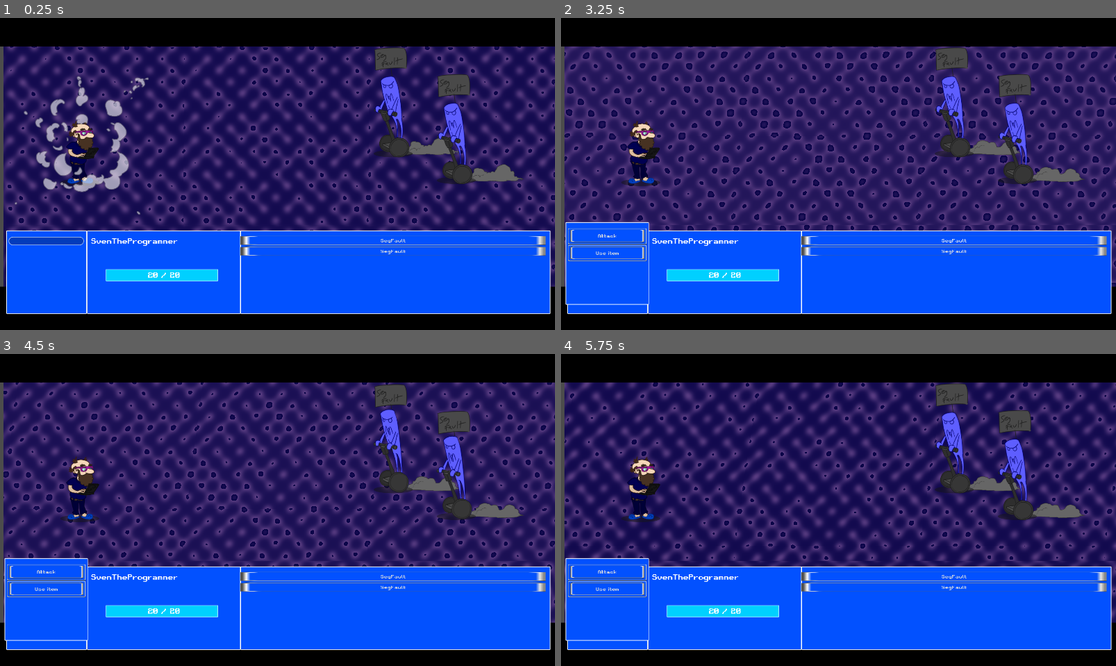
Above: before the commit, frames 1-4 (two rows, left to right).
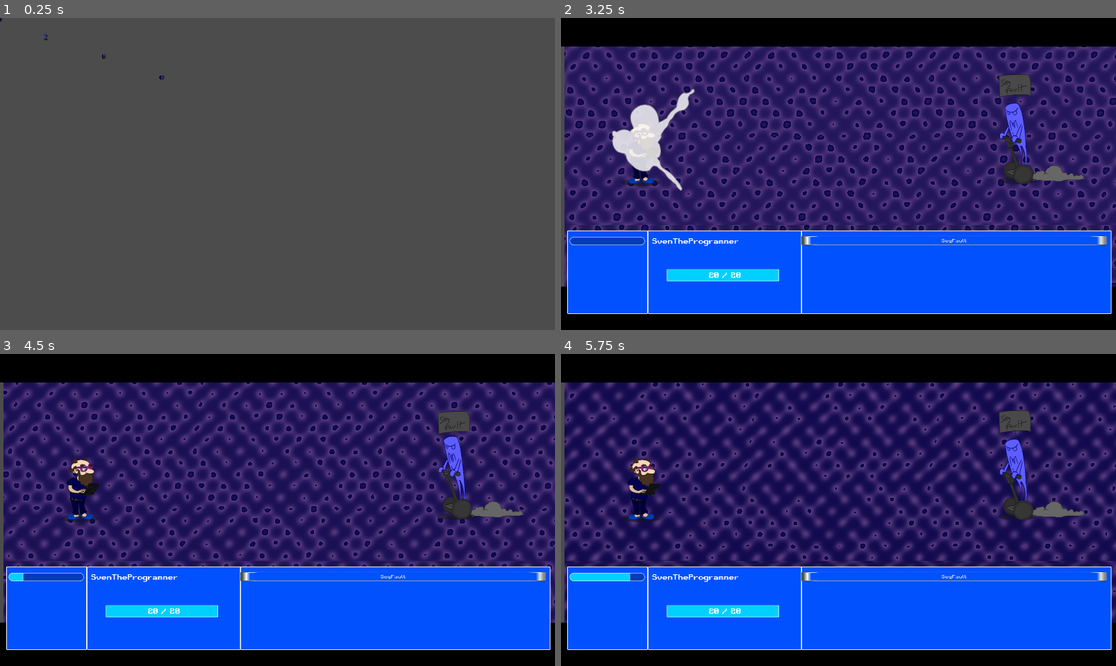
Above: after the commit, the same moments.

Repository: Alexander-Hjelm/bearded-programmer-sven
Game: Godot game, scene res://MainScene.tscn
Two runs of this game, one before a commit and one after it. Both use one fixed random seed, a clock stepped at 60 frames per second and the inputs below.
Inputs (mouse positions are in pixels of both pictures, inside the frame that each line leads up to):
- Up to frame 1 (0.25 s): no input
- Up to frame 2 (3.25 s): move the mouse to (960, 158) at 0.52 s; hold Right (ui_right) 0.53-1.28 s; move the mouse to (727, 189) at 1.27 s; hold Down (ui_down) 1.28-2.03 s; move the mouse to (894, 105) at 2.02 s; hold Right (ui_right) 2.03-2.78 s; move the mouse to (810, 236) at 2.77 s; hold Up (ui_up) from 2.78 s (still down)
- Up to frame 3 (4.5 s): move the mouse to (444, 556) at 3.52 s; release Up (ui_up) at 3.53 s; hold Left (ui_left) from 3.53 s (still down); move the mouse to (111, 463) at 4.27 s
- Up to frame 4 (5.75 s): move the mouse to (866, 510) at 5.02 s; release Left (ui_left) at 5.03 s; hold Down (ui_down) from 5.03 s (still down)

The runs differ from the first frame. In frame 1, 98% of the frame differs, in the area x 0-100%, y 0-100%; in frame 2, 5.0%; in frame 3, 3.4%; in frame 4, 3.4%.

Commit message:
Transition to/from combat/overworld

Diff:
--- /dev/null
+++ b/CombatScene.tscn
@@ -0,0 +1,96 @@
+[gd_scene load_steps=6 format=2]
+
+[ext_resource path="res://GFX/BG/bg.shader" type="Shader" id=1]
+[ext_resource path="res://GFX/BG/bg_1.png" type="Texture" id=2]
+[ext_resource path="res://GFX/BG/bg_2.png" type="Texture" id=3]
+[ext_resource path="res://GFX/BG/black16.png" type="Texture" id=4]
+
+[sub_resource type="ShaderMaterial" id=1]
+shader = ExtResource( 1 )
+shader_param/colorTint1 = Color( 0.0156863, 0, 0.266667, 1 )
+shader_param/colorTint2 = Color( 0.501961, 0.345098, 0.619608, 1 )
+shader_param/uvScrollSpeedY = 0.16
+shader_param/uvSwaySpeed = 0.96
+shader_param/uvSwayAmp = 0.09
+shader_param/uvWaveSpeed = 0.176
+shader_param/uvWaveAmp = 0.172
+shader_param/albedoBaseChannel = ExtResource( 2 )
+
+[node name="CombatScene" type="Node2D"]
+
+[node name="BGSprite" type="Sprite" parent="."]
+editor/display_folded = true
+material = SubResource( 1 )
+position = Vector2( 252.695, 215.02 )
+z_index = -20
+texture = ExtResource( 3 )
+offset = Vector2( 79.5562, 181.063 )
+
+[node name="BGSprite2" type="Sprite" parent="BGSprite"]
+material = SubResource( 1 )
+position = Vector2( 639.965, 0 )
+texture = ExtResource( 3 )
+offset = Vector2( 79.5562, 181.063 )
+
+[node name="BGSprite3" type="Sprite" parent="BGSprite"]
+material = SubResource( 1 )
+position = Vector2( -0.0535278, 640.009 )
+texture = ExtResource( 3 )
+offset = Vector2( 79.5562, 181.063 )
+
+[node name="BGSprite4" type="Sprite" parent="BGSprite"]
+material = SubResource( 1 )
+position = Vector2( 639.911, 640.009 )
+texture = ExtResource( 3 )
+offset = Vector2( 79.5562, 181.063 )
+
+[node name="BGSprite5" type="Sprite" parent="BGSprite"]
+material = SubResource( 1 )
+position = Vector2( 1279.96, 640.009 )
+texture = ExtResource( 3 )
+offset = Vector2( 79.5562, 181.063 )
+
+[node name="BGSprite6" type="Sprite" parent="BGSprite"]
+material = SubResource( 1 )
+position = Vector2( 1280.02, 0 )
+texture = ExtResource( 3 )
+offset = Vector2( 79.5562, 181.063 )
+
+[node name="BlackBroderTop" type="Sprite" parent="."]
+position = Vector2( 581.135, 19.0207 )
+scale = Vector2( 200, 10 )
+z_index = -10
+texture = ExtResource( 4 )
+
+[node name="BlackBroderBottom" type="Sprite" parent="."]
+position = Vector2( 570, 1010 )
+scale = Vector2( 200, 10 )
+z_index = -10
+texture = ExtResource( 4 )
+
+[node name="Team0StartPos" type="Node2D" parent="."]
+editor/display_folded = true
+position = Vector2( 276.999, 453.616 )
+
+[node name="Pos1" type="Position2D" parent="Team0StartPos"]
+
+[node name="Team1StartPos" type="Node2D" parent="."]
+editor/display_folded = true
+position = Vector2( 1579.93, 446.242 )
+
+[node name="Pos2" type="Position2D" parent="Team1StartPos"]
+position = Vector2( -218.373, -92.5309 )
+
+[node name="Pos1" type="Position2D" parent="Team1StartPos"]
+
+[node name="Pos3" type="Position2D" parent="Team1StartPos"]
+position = Vector2( -275.742, 49.9666 )
+
+[node name="Pos4" type="Position2D" parent="Team1StartPos"]
+position = Vector2( -42.5643, 114.738 )
+
+[node name="Pos5" type="Position2D" parent="Team1StartPos"]
+position = Vector2( -442.298, -57.3693 )
+
+[node name="Pos6" type="Position2D" parent="Team1StartPos"]
+position = Vector2( -510.771, 81.427 )
--- a/MainScene.tscn
+++ b/MainScene.tscn
@@ -1,100 +1,3 @@
-[gd_scene load_steps=7 format=2]
-
-[ext_resource path="res://GFX/BG/bg.shader" type="Shader" id=1]
-[ext_resource path="res://GFX/BG/bg_1.png" type="Texture" id=2]
-[ext_resource path="res://GFX/BG/bg_2.png" type="Texture" id=3]
-[ext_resource path="res://GFX/BG/black16.png" type="Texture" id=4]
-[ext_resource path="res://Script/game_manager.gd" type="Script" id=5]
-
-[sub_resource type="ShaderMaterial" id=1]
-shader = ExtResource( 1 )
-shader_param/colorTint1 = Color( 0.0156863, 0, 0.266667, 1 )
-shader_param/colorTint2 = Color( 0.501961, 0.345098, 0.619608, 1 )
-shader_param/uvScrollSpeedY = 0.16
-shader_param/uvSwaySpeed = 0.96
-shader_param/uvSwayAmp = 0.09
-shader_param/uvWaveSpeed = 0.176
-shader_param/uvWaveAmp = 0.172
-shader_param/albedoBaseChannel = ExtResource( 2 )
+[gd_scene format=2]
 
 [node name="MainScene" type="Node2D"]
-
-[node name="BGSprite" type="Sprite" parent="."]
-editor/display_folded = true
-material = SubResource( 1 )
-position = Vector2( 252.695, 215.02 )
-z_index = -20
-texture = ExtResource( 3 )
-offset = Vector2( 79.5562, 181.063 )
-
-[node name="BGSprite2" type="Sprite" parent="BGSprite"]
-material = SubResource( 1 )
-position = Vector2( 639.965, 0 )
-texture = ExtResource( 3 )
-offset = Vector2( 79.5562, 181.063 )
-
-[node name="BGSprite3" type="Sprite" parent="BGSprite"]
-material = SubResource( 1 )
-position = Vector2( -0.0535278, 640.009 )
-texture = ExtResource( 3 )
-offset = Vector2( 79.5562, 181.063 )
-
-[node name="BGSprite4" type="Sprite" parent="BGSprite"]
-material = SubResource( 1 )
-position = Vector2( 639.911, 640.009 )
-texture = ExtResource( 3 )
-offset = Vector2( 79.5562, 181.063 )
-
-[node name="BGSprite5" type="Sprite" parent="BGSprite"]
-material = SubResource( 1 )
-position = Vector2( 1279.96, 640.009 )
-texture = ExtResource( 3 )
-offset = Vector2( 79.5562, 181.063 )
-
-[node name="BGSprite6" type="Sprite" parent="BGSprite"]
-material = SubResource( 1 )
-position = Vector2( 1280.02, 0 )
-texture = ExtResource( 3 )
-offset = Vector2( 79.5562, 181.063 )
-
-[node name="BlackBroderTop" type="Sprite" parent="."]
-position = Vector2( 581.135, 19.0207 )
-scale = Vector2( 200, 10 )
-z_index = -10
-texture = ExtResource( 4 )
-
-[node name="BlackBroderBottom" type="Sprite" parent="."]
-position = Vector2( 570, 1010 )
-scale = Vector2( 200, 10 )
-z_index = -10
-texture = ExtResource( 4 )
-
-[node name="GameManager" type="Node2D" parent="."]
-script = ExtResource( 5 )
-
-[node name="Team0StartPos" type="Node2D" parent="."]
-editor/display_folded = true
-position = Vector2( 276.999, 453.616 )
-
-[node name="Pos1" type="Position2D" parent="Team0StartPos"]
-
-[node name="Team1StartPos" type="Node2D" parent="."]
-editor/display_folded = true
-position = Vector2( 1579.93, 446.242 )
-
-[node name="Pos2" type="Position2D" parent="Team1StartPos"]
-position = Vector2( -218.373, -92.5309 )
-
-[node name="Pos1" type="Position2D" parent="Team1StartPos"]
-
-[node name="Pos3" type="Position2D" parent="Team1StartPos"]
-position = Vector2( -275.742, 49.9666 )
-
-[node name="Pos4" type="Position2D" parent="Team1StartPos"]
-position = Vector2( -42.5643, 114.738 )
-
-[node name="Pos5" type="Position2D" parent="Team1StartPos"]
-position = Vector2( -442.298, -57.3693 )
-
-[node name="Pos6" type="Position2D" parent="Team1StartPos"]
-position = Vector2( -510.771, 81.427 )
--- a/Overworld.tscn
+++ b/Overworld.tscn
@@ -1,7 +1,19 @@
-[gd_scene load_steps=2 format=2]
+[gd_scene load_steps=5 format=2]
 
 [ext_resource path="res://Scenes/Overworld/OverworldPlayer.tscn" type="PackedScene" id=1]
+[ext_resource path="res://Scenes/Overworld/OverworldMonsterSegfault.tscn" type="PackedScene" id=2]
+[ext_resource path="res://Scenes/Overworld/OverworldMonsterBlueScreen.tscn" type="PackedScene" id=3]
+[ext_resource path="res://Scenes/Overworld/OverworldMonsterStackOverflow.tscn" type="PackedScene" id=4]
 
 [node name="Overworld" type="Node2D"]
 
 [node name="OverworldPlayer" parent="." instance=ExtResource( 1 )]
+
+[node name="OverworldMonsterSegfault" parent="." instance=ExtResource( 2 )]
+position = Vector2( 157.888, 64.6796 )
+
+[node name="OverworldMonsterSegfault" parent="OverworldMonsterSegfault" instance=ExtResource( 3 )]
+position = Vector2( 402.477, 136.633 )
+
+[node name="OverworldMonsterSegfault2" parent="OverworldMonsterSegfault" instance=ExtResource( 4 )]
+position = Vector2( 201.46, 64.9829 )
--- a/Scenes/Actor/Antagonists/Monsters/BlueScreen/BlueScreen.tscn
+++ b/Scenes/Actor/Antagonists/Monsters/BlueScreen/BlueScreen.tscn
@@ -14,7 +14,7 @@
 [node name="AnimatedSprite" parent="." index="0"]
 frames = ExtResource( 4 )
 animation = "idle"
-frame = 3
+frame = 5
 playing = true
 
 [node name="SpriteAnim" parent="." index="1"]
--- a/Scenes/Overworld/OverworldMonsterBlueScreen.tscn
+++ b/Scenes/Overworld/OverworldMonsterBlueScreen.tscn
@@ -22,9 +22,10 @@
 radius = 83.4831
 
 [sub_resource type="CircleShape2D" id=4]
-radius = 83.4831
+radius = 14.0582
 
 [node name="OverworldMonsterSegfault" type="RigidBody2D"]
+mode = 2
 gravity_scale = 0.0
 script = ExtResource( 1 )
 speed = 150.0
--- a/Scenes/Overworld/OverworldMonsterSegfault.tscn
+++ b/Scenes/Overworld/OverworldMonsterSegfault.tscn
@@ -22,9 +22,10 @@
 radius = 83.4831
 
 [sub_resource type="CircleShape2D" id=4]
-radius = 83.4831
+radius = 14.0582
 
 [node name="OverworldMonsterSegfault" type="RigidBody2D"]
+mode = 2
 gravity_scale = 0.0
 script = ExtResource( 1 )
 speed = 150.0
--- a/Scenes/Overworld/OverworldMonsterStackOverflow.tscn
+++ b/Scenes/Overworld/OverworldMonsterStackOverflow.tscn
@@ -22,9 +22,10 @@
 radius = 83.4831
 
 [sub_resource type="CircleShape2D" id=4]
-radius = 83.4831
+radius = 14.0582
 
 [node name="OverworldMonsterSegfault" type="RigidBody2D"]
+mode = 2
 gravity_scale = 0.0
 script = ExtResource( 1 )
 speed = 150.0
--- a/Scenes/Overworld/OverworldPlayer.tscn
+++ b/Scenes/Overworld/OverworldPlayer.tscn
@@ -19,6 +19,7 @@
 } ]
 
 [node name="OverworldPlayer" type="RigidBody2D"]
+mode = 2
 gravity_scale = 0.0
 script = ExtResource( 1 )
 speed = 50.0
--- a/Scenes/UI/HUD.gd
+++ b/Scenes/UI/HUD.gd
@@ -39,6 +39,20 @@
 	$BadGuyPanel/EnemyTeamLabel6.connect("pressed", self, "on_monster_label_clicked", [5])
 
 	inactivate_player_input()
+
+
+func show_combat_hud():
+	$PlayerPanel.visible = true
+	$TimerPanel.visible = true
+	$BadGuyPanel.visible = true
+
+
+func hide_combat_hud():
+	$PlayerPanel.visible = false
+	$TimerPanel.visible = false
+	$BadGuyPanel.visible = false
+	$InventoryPanel.visible = false
+	$DescriptionPanel.visible = false
 
 
 func activate_player_input(): #Activate Player Input
--- a/Scenes/UI/HUD.tscn
+++ b/Scenes/UI/HUD.tscn
@@ -120,6 +120,7 @@
 script = ExtResource( 1 )
 
 [node name="PlayerPanel" type="Panel" parent="."]
+editor/display_folded = true
 margin_left = 301.0
 margin_top = 736.0
 margin_right = 832.0
--- a/Script/combat_manager.gd
+++ b/Script/combat_manager.gd
@@ -74,10 +74,10 @@
 
 	# Set root position of the character node
 	if team == 0:
-		get_node("/root/MainScene/Team0StartPos/Pos1").add_child(character_node)
+		CombatScene.get_node("Team0StartPos/Pos1").add_child(character_node)
 		HUD.set_player_names(character_node.get_name())
 	elif team == 1:
-		get_node("/root/MainScene/Team1StartPos/Pos" + str(len(_characters_by_team[1]))).add_child(character_node)
+		CombatScene.get_node("Team1StartPos/Pos" + str(len(_characters_by_team[1]))).add_child(character_node)
 		HUD.set_enemy_name(len(_characters_by_team[1])-1, character_node.get_name())
 		current_monster_name = character_node.get_name()
 
--- a/Script/game_manager.gd
+++ b/Script/game_manager.gd
@@ -9,27 +9,31 @@
 var _battle_over_timer: Timer
 
 # All possible combat encounters that will play out, in order
-var _combat_encounters: Array = [
-	[character_database.get_character("Segfault"),
-		character_database.get_character("Segfault")],
-	[character_database.get_character("Stack Overflow")],
-	[character_database.get_character("Blue Screen of Death")],
-	[character_database.get_character("Godot Boss")]
-]
+#var _combat_encounters: Array = [
+#	[character_database.get_character("Segfault"),
+#		character_database.get_character("Segfault")],
+#	[character_database.get_character("Stack Overflow")],
+#	[character_database.get_character("Blue Screen of Death")],
+#	[character_database.get_character("Godot Boss")]
+#]
 
 enum _sven_morph_states {HUMAN,SEG, SEGTV, SEGSTACK, STACK, STACKTV, TV, FULLMORPH}
 
 # Which combat encounter are we currently on?
-var _active_combat_encounter: int = 0
+#var _active_combat_encounter: int = 0
 
 var _player_character: Character
 
+var _overworld_running: bool = false
+
 # Called when the node enters the scene tree for the first time.
 func _ready():
+	CombatScene.visible = false
+
 	# Spawn up the first combat encounter
 	_player_character = character_database.get_character("Bearded Programmer Sven")
-	combat_manager.create_combat_encounter([_player_character], _combat_encounters[_active_combat_encounter])
-	_active_combat_encounter = _active_combat_encounter + 1
+	#combat_manager.create_combat_encounter([_player_character], _combat_encounters[_active_combat_encounter])
+	#_active_combat_encounter = _active_combat_encounter + 1
 
 	combat_manager.connect("combat_over_win", self, "_on_combat_win")
 	combat_manager.connect("combat_over_fail", self, "_on_combat_fail")
@@ -38,13 +42,28 @@
 	_tick_timer = Timer.new()
 	_tick_timer.connect("timeout",self,"_on_tick")
 	add_child(_tick_timer)
-	_tick_timer.start(_tick_delta)
+	#_tick_timer.start(_tick_delta)
 
 	# Create the timer that enforces a wait period after the combat encounter is won/lost
 	_battle_over_timer = Timer.new()
 	_battle_over_timer.connect("timeout",self,"_on_battle_over")
 	_battle_over_timer.one_shot = true
 	add_child(_battle_over_timer)
+
+	HUD.hide_combat_hud()
+
+	_overworld_running = true
+
+func start_combat_encounter(enemy_names: Array):
+	var enemy_characters: Array = []
+	for enemy_name in enemy_names:
+		enemy_characters.append(character_database.get_character(enemy_name))
+	combat_manager.create_combat_encounter([_player_character], enemy_characters)
+	_tick_timer.start(_tick_delta)
+	HUD.show_combat_hud()
+	CombatScene.visible = true
+	Overworld.visible = false
+	_overworld_running = false
 
 # Tick the combat manager
 func _on_tick():
@@ -61,8 +80,12 @@
 	pass
 
 func _on_battle_over():
-	# The battle was won, create the next combat encounter
-	if _active_combat_encounter < _combat_encounters.size():
-		combat_manager.keep_track_of_svens_morph_state(_active_combat_encounter)
-		combat_manager.create_combat_encounter([_player_character], _combat_encounters[_active_combat_encounter])
-		_active_combat_encounter = _active_combat_encounter + 1
+	# The battle was won, go back to the overworld
+	_tick_timer.stop()
+	HUD.hide_combat_hud()
+	CombatScene.visible = false
+	Overworld.visible = true
+	_overworld_running = true
+
+func is_overworld_running() -> bool:
+	return _overworld_running
--- a/Script/overworld_actor.gd
+++ b/Script/overworld_actor.gd
@@ -9,6 +9,10 @@
 	animated_sprite = get_node("AnimatedSprite")
 
 func set_velocity(vx, vy):
+	if not game_manager.is_overworld_running():
+		set_linear_velocity(Vector2(0.0,0.0))
+		return
+
 	# Animation
 	if abs(vy) < 0.1 and abs(vx) < 0.1:
 		animated_sprite.play("idle")
--- a/Script/overworld_enemy.gd
+++ b/Script/overworld_enemy.gd
@@ -5,8 +5,8 @@
 var _follow_target: Node2D
 
 func _ready():
-	$Area2DBig.connect("body_enter", self, "_on_body_enter_big")
-	$Area2DSmall.connect("body_enter", self, "_on_body_enter_small")
+	$Area2DBig.connect("body_entered", self, "_on_body_enter_big")
+	$Area2DSmall.connect("body_entered", self, "_on_body_enter_small")
 
 func _process(delta):
 	if _follow_target != null:
@@ -16,10 +16,11 @@
 		set_velocity(v.x, v.y)
 
 func _on_body_enter_big(body):
+	print("_on_body_enter_big" + " " + str(body))
 	if body.name == "OverworldPlayer":
 		_follow_target = body
 
 func _on_body_enter_small(body):
 	if body.name == "OverworldPlayer":
-		# TODO: Start combat encounter here
-		pass
+		game_manager.start_combat_encounter(enounter_enemy_names)
+		queue_free()
--- a/project.godot
+++ b/project.godot
@@ -99,6 +99,9 @@
 HUD="*res://Scenes/UI/HUD.tscn"
 Global="*res://Global.gd"
 inventory="*res://Script/inventory.gd"
+game_manager="*res://Script/game_manager.gd"
+CombatScene="*res://CombatScene.tscn"
+Overworld="*res://Overworld.tscn"
 
 [display]
 
